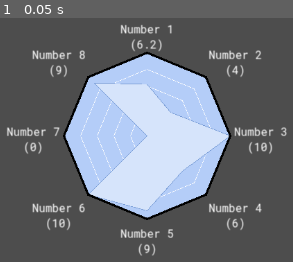
Above: before the commit, frame 1.
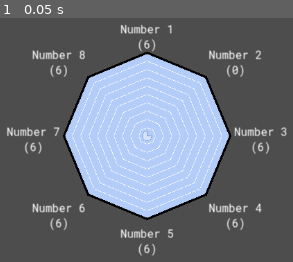
Above: after the commit, the same moment.

Repository: TheLsbt/godot_radar_graph
Game: Godot game, scene res://src/debug.tscn
Same seed, same stepped clock (60 frames per second), same inputs: the game is played once before the commit and once after it. The project has no main scene, so this scene is started directly.
Inputs:
- Up to frame 1 (0.05 s): no input

The runs differ from the first frame. In frame 1, 11% of the frame differs, in the area x 10-93%, y 8-97%.

Commit message:
Changes

Diff:
--- a/src/debug.tscn
+++ b/src/debug.tscn
@@ -1,8 +1,61 @@
-[gd_scene load_steps=4 format=3 uid="uid://do0y2sp1egpxk"]
+[gd_scene load_steps=7 format=3 uid="uid://do0y2sp1egpxk"]
 
 [ext_resource type="Script" path="res://src/debug.gd" id="1_a3brh"]
 [ext_resource type="Script" path="res://src/radar_graph.gd" id="2_k8q7i"]
 [ext_resource type="FontFile" uid="uid://botqsldqnqjxn" path="res://RobotoMono-VariableFont_wght.ttf" id="3_kfrwk"]
+
+[sub_resource type="Animation" id="Animation_jpx1p"]
+resource_name = "new_animation"
+tracks/0/type = "method"
+tracks/0/imported = false
+tracks/0/enabled = true
+tracks/0/path = NodePath("RadarGraph")
+tracks/0/interp = 1
+tracks/0/loop_wrap = true
+tracks/0/keys = {
+"times": PackedFloat32Array(0, 1),
+"transitions": PackedFloat32Array(1, 1),
+"values": [{
+"args": [0, 100.0],
+"method": &"set_item_value"
+}, {
+"args": [0, 0.0],
+"method": &"set_item_value"
+}]
+}
+tracks/1/type = "value"
+tracks/1/imported = false
+tracks/1/enabled = true
+tracks/1/path = NodePath("RadarGraph:items/key_1/value")
+tracks/1/interp = 1
+tracks/1/loop_wrap = true
+tracks/1/keys = {
+"times": PackedFloat32Array(0, 1),
+"transitions": PackedFloat32Array(1, 1),
+"update": 0,
+"values": [0.0, 100.0]
+}
+
+[sub_resource type="Animation" id="Animation_rpjc1"]
+length = 0.001
+tracks/0/type = "value"
+tracks/0/imported = false
+tracks/0/enabled = true
+tracks/0/path = NodePath("RadarGraph:items/key_1/value")
+tracks/0/interp = 1
+tracks/0/loop_wrap = true
+tracks/0/keys = {
+"times": PackedFloat32Array(0),
+"transitions": PackedFloat32Array(1),
+"update": 0,
+"values": [0.0]
+}
+
+[sub_resource type="AnimationLibrary" id="AnimationLibrary_utd32"]
+_data = {
+"RESET": SubResource("Animation_rpjc1"),
+"new_animation": SubResource("Animation_jpx1p")
+}
 
 [node name="Debug" type="Node2D"]
 position = Vector2(161, 132)
@@ -11,8 +64,8 @@
 [node name="RadarGraph" type="Control" parent="."]
 layout_mode = 3
 anchors_preset = 0
-offset_right = 405.0
-offset_bottom = 339.0
+offset_right = 404.98
+offset_bottom = 338.98
 script = ExtResource("2_k8q7i")
 key_count = 8
 radius = 120.0
@@ -21,19 +74,19 @@
 ({value})",
 "tooltip": "tooltip 1",
 "use_custom_color": false,
-"value": 6.2
+"value": 6.0
 }, {
 "title": "Number 2
 ({value})",
 "tooltip": "",
 "use_custom_color": false,
-"value": 4.0
+"value": 0.0
 }, {
 "title": "Number 3
 ({value})",
 "tooltip": "",
 "use_custom_color": false,
-"value": 10.0
+"value": 6.0
 }, {
 "title": "Number 4
 ({value})",
@@ -45,28 +98,28 @@
 ({value})",
 "tooltip": "",
 "use_custom_color": false,
-"value": 9.0
+"value": 6.0
 }, {
 "title": "Number 6
 ({value})",
 "tooltip": "",
 "use_custom_color": false,
-"value": 10.0
+"value": 6.0
 }, {
 "title": "Number 7
 ({value})",
 "tooltip": "This tooltip belongs to number 7",
 "use_custom_color": false,
-"value": 0.0
+"value": 6.0
 }, {
 "title": "Number 8
 ({value})",
 "tooltip": "",
 "use_custom_color": false,
-"value": 9.0
+"value": 6.0
 }])
-max_value = 10.0
 step = 0.2
+rounded = true
 font = ExtResource("3_kfrwk")
 title_seperation = 5.49
 background_color = Color(0.705058, 0.802439, 0.972596, 1)
@@ -77,17 +130,17 @@
 show_guides = true
 guide_color = Color(1, 1, 1, 1)
 guide_width = 0.7
-guide_step = 2.0
+guide_step = 10.0
 draw_order = PackedStringArray("background", "guides", "graph", "graph_outline", "titles", "background_outline")
-items/key_0/value = 6.2
+items/key_0/value = 6.0
 items/key_0/title = "Number 1
 ({value})"
 items/key_0/tooltip = "tooltip 1"
-items/key_1/value = 4.0
+items/key_1/value = 0.0
 items/key_1/title = "Number 2
 ({value})"
 items/key_1/tooltip = ""
-items/key_2/value = 10.0
+items/key_2/value = 6.0
 items/key_2/title = "Number 3
 ({value})"
 items/key_2/tooltip = ""
@@ -95,26 +148,24 @@
 items/key_3/title = "Number 4
 ({value})"
 items/key_3/tooltip = ""
-items/key_4/value = 9.0
+items/key_4/value = 6.0
 items/key_4/title = "Number 5
 ({value})"
 items/key_4/tooltip = ""
-items/key_5/value = 10.0
+items/key_5/value = 6.0
 items/key_5/title = "Number 6
 ({value})"
 items/key_5/tooltip = ""
-items/key_6/value = 0.0
+items/key_6/value = 6.0
 items/key_6/title = "Number 7
 ({value})"
 items/key_6/tooltip = "This tooltip belongs to number 7"
-items/key_7/value = 9.0
+items/key_7/value = 6.0
 items/key_7/title = "Number 8
 ({value})"
 items/key_7/tooltip = ""
 
-[node name="SpinBox" type="SpinBox" parent="."]
-visible = false
-offset_right = 83.0625
-offset_bottom = 31.0
-step = 0.2
-value = 10.0
+[node name="AnimationPlayer" type="AnimationPlayer" parent="."]
+libraries = {
+"": SubResource("AnimationLibrary_utd32")
+}
--- a/src/radar_graph.gd
+++ b/src/radar_graph.gd
@@ -5,9 +5,6 @@
 ## A simple radar graph plugin that is animateable. Note, that using [Theme]'s is not possible due
 ## to a Godot Limitation.
 
-# TODO: When min_value, max_value, rounded or step is changed it updates all the existing values to
-# match them
-
 # TODO: Godot Docs
 
 # TODO: Github Guide
@@ -18,6 +15,9 @@
 const CleanDrawOrder: PackedStringArray = [
 	"background", "background_outline", "graph", "graph_outline", "guides", "titles"
 ]
+
+## Emitted when a title is clicked.
+signal title_clicked(button: MouseButton, index: int)
 
 ## The abount of keys that will be displayed, also determines ammount of sides the graph will have.
 ## [br]A graph can not have less than 3 keys.
@@ -47,6 +47,7 @@
 		min_value = value
 		if min_value > max_value:
 			max_value = min_value
+		_try_mass_value_update()
 		queue_redraw()
 ## Maximum value. Range is clamped if an items value is greater than [member max_value].
 @export var max_value := 100.0:
@@ -54,6 +55,7 @@
 		max_value = value
 		if max_value < min_value:
 			min_value = max_value
+		_try_mass_value_update()
 		queue_redraw()
 # TODO: When step is changed update all the item values  (after a bit to stop editor lag)
 ## If greater than 0, item_value will always be rounded to a multiple of this property's value.
@@ -62,12 +64,14 @@
 @export var step: float = 0.0:
 	set(value):
 		step = snappedf(value, 0.02)
+		_try_mass_value_update()
 		queue_redraw()
 # TODO: When rounded is changed update all the item values  (after a bit to stop editor lag)
 ## If [code]true[/code], value will always be rounded to the nearest integer.
 @export var rounded: bool = false:
 	set(value):
 		rounded = value
+		_try_mass_value_update()
 		queue_redraw()
 
 @export_group("Display")
@@ -213,26 +217,80 @@
 		return ""
 	return key_items[index].get_or_add("tooltip", "")
 
+
+func get_title_index(at_position: Vector2) -> int:
+	for index in range(key_count):
+		var rect := _title_rect_cache[index]
+		if rect.has_point(at_position - _encompassing_offset):
+			return index
+	return -1
+
 #endregion
 
 
 #region Engine Interaction
+
+# Mass updating is updating the values of each item, some precautions need to be made.
+# Because of how the items are displayed the property list needs to be updated each time so while
+# in the editor we need to wait before actually updating the editor.
+const UPDATE_WAIT_TIME := 0.4
+var _mass_update_timer: Timer
+
+
+func _enter_tree() -> void:
+	if Engine.is_editor_hint():
+		_mass_update_timer = Timer.new()
+		_mass_update_timer.wait_time = UPDATE_WAIT_TIME
+		_mass_update_timer.one_shot = true
+		_mass_update_timer.timeout.connect(_mass_update_values)
+		add_child(_mass_update_timer)
+
+
+func _exit_tree() -> void:
+	if is_instance_valid(_mass_update_timer):
+		_mass_update_timer.queue_free()
+
+
+func _mass_update_values() -> void:
+	for index in range(key_count):
+		set_item_value(index, get_item_value(index))
+
+	if Engine.is_editor_hint():
+		notify_property_list_changed()
+		print_rich("[code]Radar Graph mass-value update[/code]")
+
+
+func _try_mass_value_update() -> void:
+	if not Engine.is_editor_hint():
+		_mass_update_values()
+	elif _mass_update_timer:
+		_mass_update_timer.start(UPDATE_WAIT_TIME)
+
 
 func _ready() -> void:
 	_cache()
 	queue_redraw()
 
+
 func _get_tooltip(at_position: Vector2) -> String:
-	for index in range(key_count):
-		var rect := _title_rect_cache[index]
-		if rect.has_point(at_position - _encompassing_offset):
-			return get_item_tooltip(index)
+	var index := get_title_index(at_position)
+	if index > -1:
+		return get_item_tooltip(index)
 	return ""
 
 
 func _notification(what: int) -> void:
 	if what == NOTIFICATION_DRAW:
 		_draw_radar_graph()
+
+
+func _gui_input(event: InputEvent) -> void:
+	if event is InputEventMouseButton:
+		if event.is_pressed():
+			var index := get_title_index(event.position)
+			if index > -1:
+				title_clicked.emit(event.button_index, index)
+
 
 #endregion
 
@@ -270,7 +328,8 @@
 			"value": get_item_value(index)
 		}
 		var title: String = get_item_title(index).format(subsitutes, "{_}")
-		var title_size := font.get_multiline_string_size(title, 0, -1, font_size)
+		var title_size := font.get_multiline_string_size(
+			title, HORIZONTAL_ALIGNMENT_LEFT, -1, font_size)
 		var first_line_size := font.get_string_size(
 			title.get_slice("\n", 0), HORIZONTAL_ALIGNMENT_CENTER, title_size.x, font_size)
 
@@ -367,8 +426,6 @@
 
 func _property_can_revert(property: StringName) -> bool:
 	if property.begins_with("items/key_"):
-		var index := property.get_slice("_", 1).to_int()
-
 		var key := property.get_slice("/", 2)
 		if key == "value" and get(property) != 0:
 			return true
@@ -381,7 +438,6 @@
 
 func _property_get_revert(property: StringName) -> Variant:
 	if property.begins_with("items/key_"):
-		var index := property.get_slice("_", 1).to_int()
 
 		var key := property.get_slice("/", 2)
 		match key:
